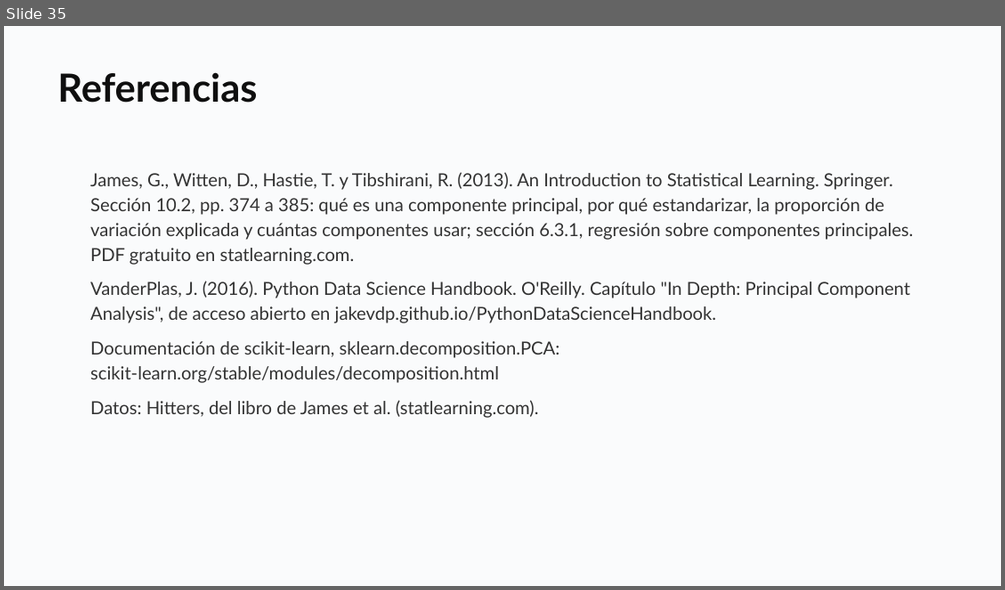
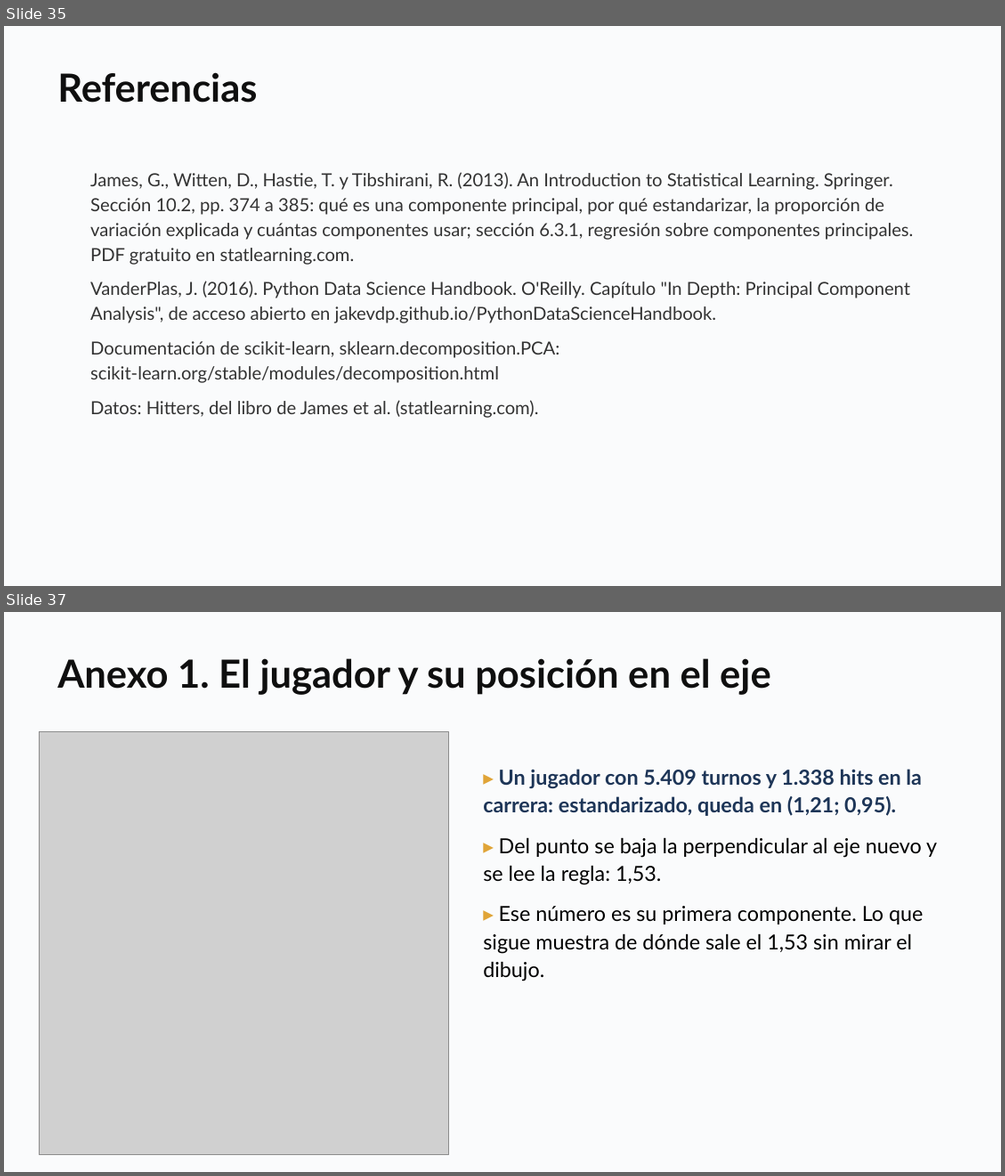
Before and after one commit to daniopitz/diplomado-cdd, a slide deck: presentaciones/clase08_componentes_principales.pptx. Shown one above the other, each under a label of ours: slide 35 before the commit, slides 35 and 37 after it; the slides between them are not shown. The pictures are 1005x590 and 1005x1176 pixels, drawn with LibreOffice and Linux fonts; fonts in the diff are those of the drawing; grey boxes stand for pictures. Boxes give left, top, right and bottom in pixels: in the first picture for what was removed or moved away, otherwise in the second. Text is boxed around its words. In the diff, an @@ line names an element or a change of style, - is before the commit and + after.

```diff
--- a/presentaciones/clase08_componentes_principales.pptx
+++ b/presentaciones/clase08_componentes_principales.pptx
@@ slide 37 added at [4, 612, 1001, 1172], background #FFFFFF @@
@@ rectangle added at [4, 612, 1001, 1172], fill #FAFBFC @@
@@ text added at [57, 658, 771, 695], 28 pt, text #0F0F0F, bold @@
+Anexo 1. El jugador y su posición en el eje
@@ picture added at [39, 731, 449, 1155] @@
@@ text added at [483, 769, 937, 981], 15 pt, text #000000 @@
+▸ Un jugador con 5.409 turnos y 1.338 hits en la carrera: estandarizado, queda en (1,21; 0,95).
+▸ Del punto se baja la perpendicular al eje nuevo y se lee la regla: 1,53.
+▸ Ese número es su primera componente. Lo que sigue muestra de dónde sale el 1,53 sin mirar el dibujo.
```
Also in this commit, not shown: 5 other slides added, 1 other file.
